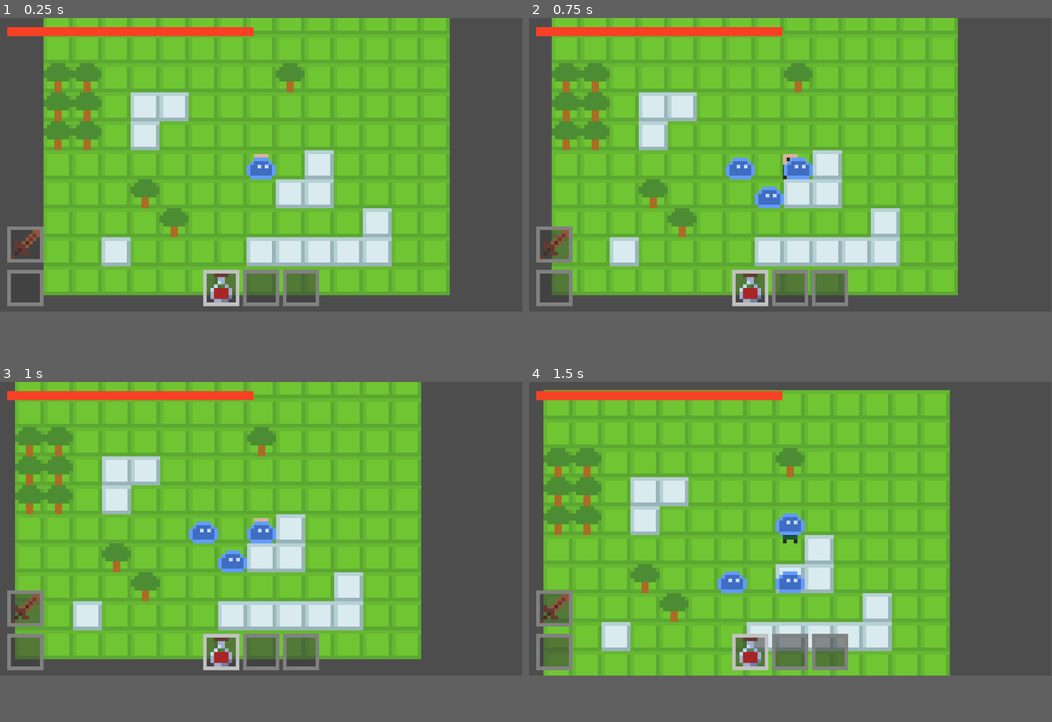
Above: before the commit, frames 1-4 (two rows, left to right).
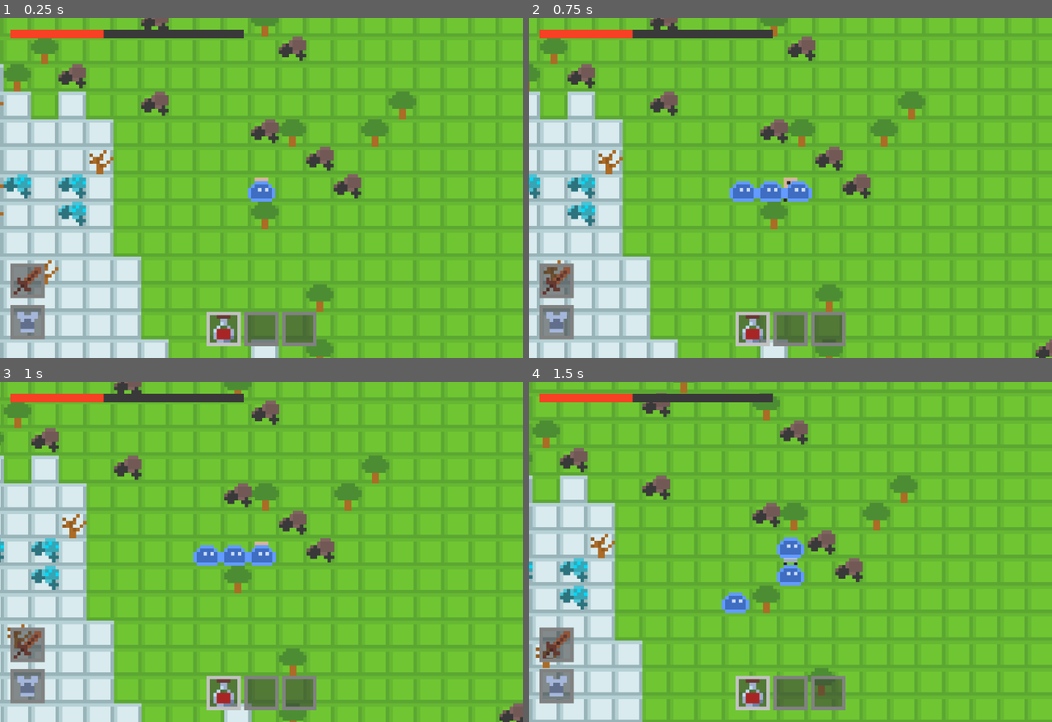
Above: after the commit, the same moments.

Repository: calcite-dragon/Hackathon-RPG-BenjaminFranklin
Game: Godot game, scene res://scenes/root.tscn
Two runs of this game, one before a commit and one after it. Both use one fixed random seed, a clock stepped at 60 frames per second and the inputs below.
Inputs (mouse positions are in pixels of both pictures, inside the frame that each line leads up to):
- Up to frame 1 (0.25 s): no input
- Up to frame 2 (0.75 s): tap Enter at 0.5 s; move the mouse to (905, 150) at 0.52 s; tap D (move_E) at 0.6 s
- Up to frame 3 (1 s): no input
- Up to frame 4 (1.5 s): move the mouse to (685, 541) at 1.27 s; tap W (move_N) at 1.35 s
In our replay, the window is 799x449 before the commit and 800x520 after it. These sizes can differ from the game's own. Grey fills any space a smaller window leaves; there, only what the larger window draws over its background counts as a difference.

The runs differ from the first frame. In frame 1, 59% of the frame differs, in the area x 0-100%, y 0-100%; in frame 2, 59%; in frame 3, 59%; in frame 4, 57%.

Commit message:
final commit

Diff:
--- a/ewu-rpg/project.godot
+++ b/ewu-rpg/project.godot
@@ -17,6 +17,8 @@
 
 [display]
 
+window/size/viewport_width=1710
+window/size/viewport_height=1112
 window/stretch/aspect="expand"
 
 [input]
--- a/ewu-rpg/scenes/root.tscn
+++ b/ewu-rpg/scenes/root.tscn
@@ -50,17 +50,18 @@
 [node name="Environment" type="Node2D" parent="."]
 
 [node name="TileMapLayer" type="TileMapLayer" parent="Environment"]
-position = Vector2(-4, -4)
+position = Vector2(-3, -4)
 tile_map_data = PackedByteArray("AAD5//v/AAAAAAAAAAD5//z/AAAAAAAAAAD5//3/AAABAAAAAAD5//7/AAABAAAAAAD5////AAABAAAAAAD5/w …(2160 unchanged characters)…
 tile_set = SubResource("TileSet_twpsu")
 
 [node name="Player" parent="." instance=ExtResource("2_twpsu")]
+health = 50
 
 [node name="CharacterSprite" parent="." instance=ExtResource("3_lrqlo")]
 script = SubResource("GDScript_jh1ax")
 
 [node name="Camera2D" type="Camera2D" parent="CharacterSprite"]
-zoom = Vector2(8, 8)
+zoom = Vector2(11.25, 11.25)
 
 [node name="Control" type="Control" parent="CharacterSprite/Camera2D"]
 layout_mode = 3
@@ -75,34 +76,34 @@
 script = ExtResource("4_jh1ax")
 
 [node name="Armor" parent="CharacterSprite/Camera2D/Control" instance=ExtResource("4_sqa0i")]
-position = Vector2(7, 74)
-item = 0
+position = Vector2(4, 79)
+item = 6
 
 [node name="Weapon" parent="CharacterSprite/Camera2D/Control" instance=ExtResource("4_sqa0i")]
-position = Vector2(7, 62)
+position = Vector2(4, 67)
 type = 1
 
 [node name="Item1" parent="CharacterSprite/Camera2D/Control" instance=ExtResource("4_sqa0i")]
-position = Vector2(61, 74)
+position = Vector2(61, 81)
 item = 4
 type = 2
 
 [node name="Item2" parent="CharacterSprite/Camera2D/Control" instance=ExtResource("4_sqa0i")]
-position = Vector2(72, 74)
+position = Vector2(72, 81)
 item = 0
 type = 3
 
 [node name="Item3" parent="CharacterSprite/Camera2D/Control" instance=ExtResource("4_sqa0i")]
-position = Vector2(83, 74)
+position = Vector2(83, 81)
 item = 0
 type = 4
 
 [node name="HealthBar" type="TextureProgressBar" parent="CharacterSprite/Camera2D/Control"]
 layout_mode = 0
-offset_left = 2.0
-offset_top = 2.0
-offset_right = 10.0
-offset_bottom = 10.0
+offset_left = -1.0
+offset_top = -6.0
+offset_right = 7.0
+offset_bottom = 2.0
 scale = Vector2(8.48, 0.30694)
 value = 100.0
 texture_under = ExtResource("6_5sfjl")
--- a/ewu-rpg/scripts/entity/player_controller.gd
+++ b/ewu-rpg/scripts/entity/player_controller.gd
@@ -4,7 +4,7 @@
 @export var health: int
 
 func _ready() -> void:
-	health = 100
+	health = 40
 
 func _process(delta: float) -> void:
 
--- a/ewu-rpg/scripts/terrain/InfiniteTerrain.gd
+++ b/ewu-rpg/scripts/terrain/InfiniteTerrain.gd
@@ -9,15 +9,15 @@
 @export var player_node_path: NodePath
 @export var max_chunks_per_frame: int = 1  # Maximum chunks to generate in a single frame
 
-@export_category("Noise Settings")
-@export var height_noise_scale: float = 0.04
-@export var height_noise_octaves: int = 4
-@export var height_noise_seed: int = 1234
-@export var temp_noise_scale: float = 0.02
-@export var temp_noise_octaves: int = 3
-@export var temp_noise_seed: int = 5678
-
-@export_category("Biome Settings")
+@export_category("Biome Size Controls")
+@export var biome_scale: float = 0.03  # Main control for biome size - lower = larger biomes
+@export_range(1, 5) var height_map_detail: int = 3  # Controls small details in height map
+@export_range(1, 5) var temperature_map_detail: int = 2  # Controls small details in temperature map
+@export var height_variation: float = 1.0  # Higher values = more extreme height differences
+@export var temperature_variation: float = 1.0  # Higher values = more extreme temperature differences
+@export var random_seed: int = 0  # Master seed (0 = random)
+
+@export_category("Biome Thresholds")
 @export var snow_threshold: float = 0.45  # Temperature below this is snow
 @export var mountain_threshold: float = 0.75  # Height above this is mountain (rockier)
 # Height between this is plains
@@ -45,6 +45,7 @@
 var _chunks_to_remove = []  # Queue of chunks to be removed
 var _is_generating: bool = false
 var _mutex: Mutex
+var _initialized: bool = false
 
 # Tile atlas coordinates based on user's tileset
 var GRASS_TILE = Vector2i(0, 0)
@@ -55,8 +56,9 @@
 var SNOW_ROCK_TILE = Vector2i(2, 1)
 
 func _ready():
-	if player_node_path:
-		_player = get_node(player_node_path)
+	# Initialize random seed if not set
+	if random_seed == 0:
+		random_seed = randi()
 
 	# Create default height-temperature curve if not set
 	if height_temp_curve == null:
@@ -81,6 +83,38 @@
 	_thread = Thread.new()
 	_thread.start(_thread_function)
 
+	# Call to initialize player reference after a short delay
+	# This ensures all nodes are properly ready
+	call_deferred("_initialize_player_and_terrain")
+
+func _initialize_player_and_terrain():
+	# Wait one frame to make sure the player node is fully initialized
+	await get_tree().process_frame
+
+	if player_node_path:
+		_player = get_node(player_node_path)
+
+	if _player:
+		# Calculate initial player chunk position
+		var player_pos = _player.world_position
+		_current_player_chunk = Vector2i(
+			floor(float(player_pos.x) / (chunk_size)),
+			floor(float(player_pos.y) / (chunk_size))
+		)
+
+		# Force generation of initial chunks
+		_update_chunk_queues(_current_player_chunk)
+
+		# Pre-generate a few chunks immediately for better player experience
+		var initial_chunks_to_generate = min(9, _chunk_queue.size())  # Generate up to 9 chunks immediately
+
+		for i in range(initial_chunks_to_generate):
+			if _chunk_queue.size() > 0:
+				var chunk_data = _chunk_queue.pop_front()
+				_generate_chunk(chunk_data.pos)
+
+		_initialized = true
+
 func _exit_tree():
 	_exit_thread = true
 	if _thread:
@@ -90,21 +124,27 @@
 	# Height noise
 	_height_noise = FastNoiseLite.new()
 	_height_noise.noise_type = FastNoiseLite.TYPE_SIMPLEX
-	_height_noise.seed = height_noise_seed
-	_height_noise.frequency = height_noise_scale
-	_height_noise.fractal_octaves = height_noise_octaves
-
-	# Temperature noise
+	_height_noise.seed = random_seed
+	_height_noise.frequency = biome_scale
+	_height_noise.fractal_octaves = height_map_detail
+	_height_noise.fractal_lacunarity = 2.0
+	_height_noise.fractal_gain = 0.5  # Lower gain = smoother transitions
+	_height_noise.fractal_weighted_strength = 0.3  # Helps with smoother overall shape
+
+	# Temperature noise (using a different seed derived from the main seed)
 	_temp_noise = FastNoiseLite.new()
 	_temp_noise.noise_type = FastNoiseLite.TYPE_SIMPLEX
-	_temp_noise.seed = temp_noise_seed
-	_temp_noise.frequency = temp_noise_scale
-	_temp_noise.fractal_octaves = temp_noise_octaves
+	_temp_noise.seed = random_seed + 12345  # Different seed for variation
+	_temp_noise.frequency = biome_scale * 0.7  # Slightly larger temperature regions
+	_temp_noise.fractal_octaves = temperature_map_detail
+	_temp_noise.fractal_lacunarity = 2.0
+	_temp_noise.fractal_gain = 0.4  # Lower gain = more gradual temperature changes
+	_temp_noise.fractal_weighted_strength = 0.2
 
 # Thread for monitoring player position and queueing chunks
 func _thread_function():
 	while not _exit_thread:
-		if _player != null:
+		if _player != null and _initialized:
 			var player_pos = _player.world_position
 			var current_chunk = Vector2i(
 				floor(float(player_pos.x) / (chunk_size)),
@@ -151,6 +191,10 @@
 
 # Process chunk generation/removal on the main thread but limit per frame
 func _process(_delta):
+	# Skip if we haven't finished initializing
+	if not _initialized and _player == null:
+		return
+
 	# Process chunk removal first (frees up resources)
 	_mutex.lock()
 	var chunks_to_remove = _chunks_to_remove.duplicate()
@@ -216,11 +260,6 @@
 			# Set base terrain tile
 			tilemap_layer.set_cell(tile_pos, 0, atlas_coords, 0)
 
-			# No obstacles for base terrain
-			var tile_data = tilemap_layer.get_cell_tile_data(tile_pos)
-			if tile_data:
-				tile_data.set_custom_data("obstacle", false)
-
 	# Now place decorations using pre-calculated points
 	for point in decoration_points:
 		var world_x = chunk_world_x + point.x
@@ -239,8 +278,6 @@
 		# Tree-to-rock ratio varies based on height
 		var local_tree_density = tree_density
 		var local_rock_density = rock_density
-
-		var is_cold = temperature < snow_threshold
 
 		if height > mountain_threshold:
 			# Rocky terrain: more rocks, fewer trees
@@ -259,13 +296,13 @@
 
 		if random_val < local_tree_density:
 			# Place a tree
-			if is_cold:
+			if temperature < snow_threshold:
 				tile_type = SNOW_TREE_TILE
 			else:
 				tile_type = TREE_TILE
 		elif random_val < local_tree_density + local_rock_density:
 			# Place a rock
-			if is_cold:
+			if temperature < snow_threshold:
 				tile_type = SNOW_ROCK_TILE
 			else:
 				tile_type = ROCK_TILE
@@ -276,11 +313,6 @@
 		# Set the decoration tile
 		tilemap_layer.set_cell(tile_pos, 0, tile_type, 0)
 
-		# Set as obstacle
-		var tile_data = tilemap_layer.get_cell_tile_data(tile_pos)
-		if tile_data:
-			tile_data.set_custom_data("obstacle", true)
-
 	# Mark chunk as loaded
 	_loaded_chunks[chunk_pos] = true
 	_is_generating = false
@@ -400,7 +432,10 @@
 	var angle = 0.5
 	var rotated_x = world_x * cos(angle) - world_y * sin(angle)
 	var rotated_y = world_x * sin(angle) + world_y * cos(angle)
-	return (_height_noise.get_noise_2d(rotated_x, rotated_y) + 1) * 0.5
+
+	# Apply the height variation scaling
+	var height = (_height_noise.get_noise_2d(rotated_x, rotated_y) * height_variation + 1) * 0.5
+	return clamp(height, 0.0, 1.0)  # Ensure height is in 0-1 range
 
 # Get temperature value at a specific world position
 # Now takes height as a parameter to correlate temperature with elevation
@@ -409,7 +444,9 @@
 	var temp_angle = 1.3
 	var temp_rotated_x = world_x * cos(temp_angle) - world_y * sin(temp_angle)
 	var temp_rotated_y = world_x * sin(temp_angle) + world_y * cos(temp_angle)
-	var base_temp = (_temp_noise.get_noise_2d(temp_rotated_x, temp_rotated_y) + 1) * 0.5
+
+	# Apply temperature variation scaling
+	var base_temp = (_temp_noise.get_noise_2d(temp_rotated_x, temp_rotated_y) * temperature_variation + 1) * 0.5
 
 	# If height not provided, calculate it
 	if height < 0:
Not shown: 1 places in ewu-rpg/scenes/root.tscn that only renumber resources
